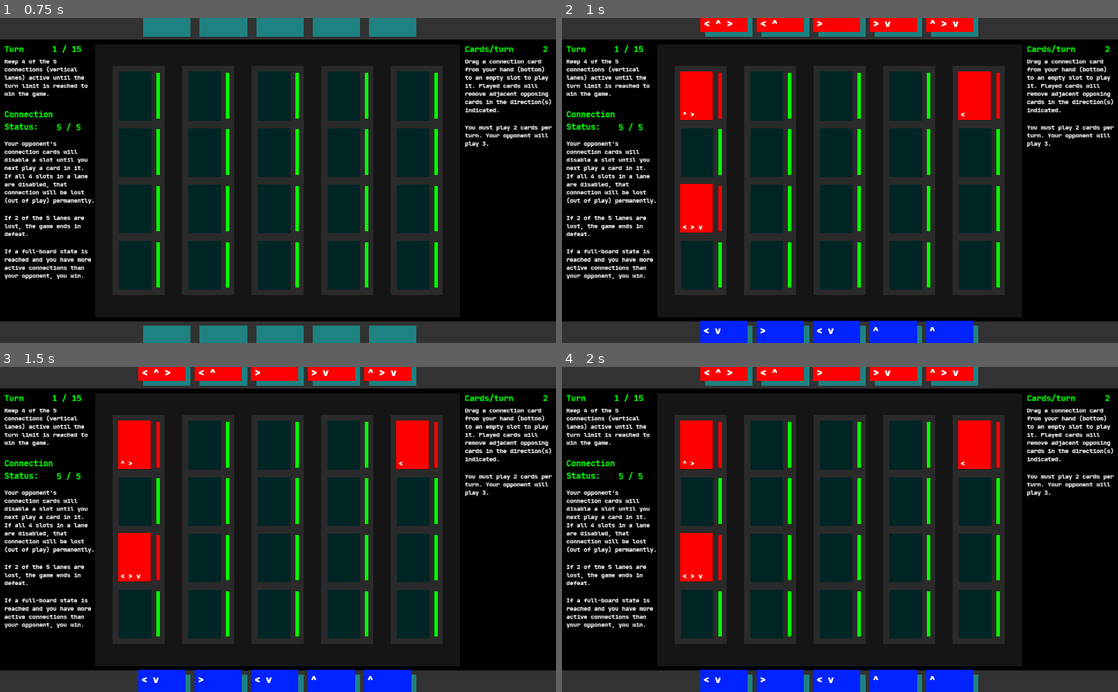
Above: before the commit, frames 1-4 (two rows, left to right).
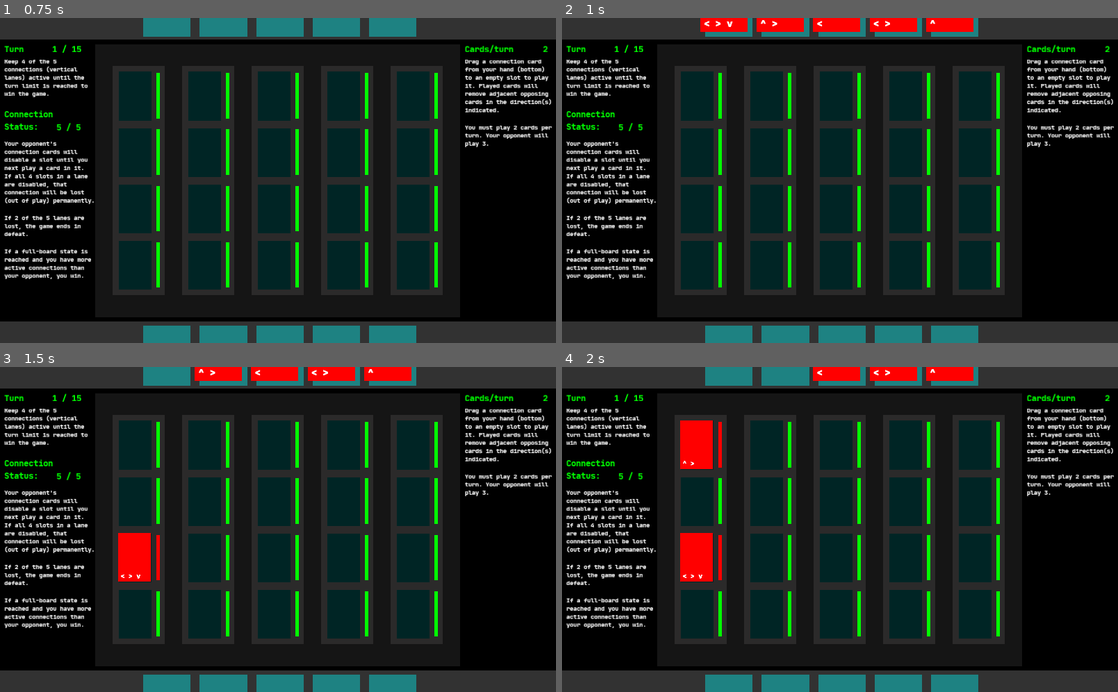
Above: after the commit, the same moments.

Repository: justinwash/Ludum-Dare-46
Game: Godot game, scene res://game.tscn
Two runs of this game, one before a commit and one after it. Both use one fixed random seed, a clock stepped at 60 frames per second and the inputs below.
Inputs (mouse positions are in pixels of both pictures, inside the frame that each line leads up to):
- Up to frame 1 (0.75 s): tap Enter at 0.5 s; drag from (133, 258) to (133, 144) at 0.52 s
- Up to frame 2 (1 s): no input
- Up to frame 3 (1.5 s): tap Space at 1.25 s; drag from (133, 549) to (133, 438) at 1.27 s
- Up to frame 4 (2 s): no input

Frame 1 is identical in both runs. In frame 2, 5.9% of the frame differs, in the area x 21-79%, y 0-100%; in frame 3, 5.3%; in frame 4, 4.7%.

Commit message:
timing for opponent actions

Diff:
--- a/game/board/lane/lane.gd
+++ b/game/board/lane/lane.gd
@@ -2,12 +2,21 @@
 
 onready var slots = $Slots
 onready var board = get_node('../../')
+onready var timer = $Timer
+
+var lost = false
 
 func _physics_process(_delta):
 	var status_good = false
 	for slot in slots.get_children():
 		if slot.status_good == true:
 			status_good = true
-	if !status_good:
-		board.emit_signal("lane_lost")
-		queue_free()
+	if !status_good and !lost:
+		lost = true
+		timer.connect("timeout", self, "_lane_lost")
+		timer.set_wait_time(0.5)
+		timer.start()
+
+func _lane_lost():
+	board.emit_signal("lane_lost")
+	queue_free()
--- a/game/board/lane/lane.tscn
+++ b/game/board/lane/lane.tscn
@@ -34,6 +34,8 @@
 [node name="Meter" type="Node2D" parent="."]
 position = Vector2( -344, -88 )
 
+[node name="Timer" type="Timer" parent="."]
+
 [editable path="Slots/Slot1"]
 
 [editable path="Slots/Slot2"]
--- a/game/board/lane/slot.gd
+++ b/game/board/lane/slot.gd
@@ -57,7 +57,19 @@
 	else:
 		set_status_good(false)
 
+	var open_slots = get_open_slots()
+	if len(open_slots) == 0:
+		board.emit_signal("full_board")
+
 	do_effects(card_to_add)
+
+func get_open_slots():
+	var open_slots = []
+	for slot in board.slots:
+		if str(slot) != "[Deleted Object]":
+			if slot.get_node("./Card").get_child_count() == 0:
+				open_slots.append(slot)
+	return open_slots
 
 func set_status_good(status):
 	if status:
@@ -99,11 +111,3 @@
 				var card_to_remove = slot_should_remove.card.get_child(0)
 				if card_to_remove.side != card.side:
 					slot_should_remove.card.remove_child(slot_should_remove.card.get_child(0))
-
-func get_open_slots():
-	var open_slots = []
-	for slot in board.slots:
-		if str(slot) != "[Deleted Object]":
-			if slot.get_node("./Card").get_child_count() == 0:
-				open_slots.append(slot)
-	return open_slots
--- a/game/card/card.gd
+++ b/game/card/card.gd
@@ -12,11 +12,13 @@
 export var side = "player"
 
 onready var effects = $Effects
+onready var player = get_node("../../../")
 
 func _input_event(viewport, event, shape_idx):
-	if event is InputEventMouseButton:
-		can_grab = event.pressed
-		grabbed_offset = position - get_global_mouse_position()
+	if player.is_turn:
+		if event is InputEventMouseButton:
+			can_grab = event.pressed
+			grabbed_offset = position - get_global_mouse_position()
 
 func _process(delta):
 	if Input.is_mouse_button_pressed(BUTTON_LEFT) and can_grab and owner.name == "Cards":
--- a/game/card/opp_card.tscn
+++ b/game/card/opp_card.tscn
@@ -22,4 +22,4 @@
 
 [node name="Effects" parent="." instance=ExtResource( 3 )]
 position = Vector2( 1.56583, 223.126 )
-difficulty = 3
+difficulty = 4
--- a/game/game.gd
+++ b/game/game.gd
@@ -20,6 +20,8 @@
 	opponent.connect("end_game", self, "_end_game")
 	board.connect("lane_lost", self, "_lane_lost")
 	board.connect("full_board", self, "_full_board")
+
+	get_tree().paused = false
 
 
 func _physics_process(delta):
@@ -44,7 +46,7 @@
 	_enter_danger_mode(lane_count_label)
 
 func _full_board():
-	_end_game("full_board")
+	_end_game("full board")
 
 func set_cards_label(count):
 	cards_count = count
@@ -61,6 +63,20 @@
 		win_lose.get_node("Lose").visible = false
 	elif reason == "full board":
 		print("game ended: full board - you might win.")
+		var player_slots = 0
+		var opp_slots = 0
+		for slot in board.slots:
+			if str(slot) != "[Deleted Object]":
+				if slot.status_good:
+					player_slots += 1
+				else:
+					opp_slots += 1
+		if player_slots >=  opp_slots:
+			win_lose.get_node("Win").visible = true
+			win_lose.get_node("Lose").visible = false
+		else:
+			win_lose.get_node("Lose").visible = true
+			win_lose.get_node("Win").visible = false
 	elif reason == "lanes lost":
 		print("game ended: connection lost - you lose")
 		win_lose.get_node("Lose").visible = true
--- a/game/player/opponent.gd
+++ b/game/player/opponent.gd
@@ -13,6 +13,7 @@
 
 onready var hand = $Hand
 onready var game = get_parent()
+onready var timer = $Timer
 
 signal end_turn
 signal end_game
@@ -26,16 +27,21 @@
 
 func play_turn(num_cards, open_slots):
 	for i in range(0, num_cards):
-		play_one(open_slots)
+		timer.connect("timeout", self, "play_one", [open_slots, num_cards])
+		timer.set_wait_time(0.5)
+		timer.start()
 
-func play_one(open_slots):
+func play_one(open_slots, num_cards):
 	var chosen_slot = null
 	while !chosen_slot:
 		var slot = get_random_slot(open_slots)
-		if slot && slot.card.get_child_count() == 0:
+		if slot && str(slot) != "[Deleted Object]" && slot.card.get_child_count() == 0:
 			chosen_slot = slot
 			chosen_slot.accept_card(hand.cards.get_child(0))
 			played_cards += 1
+			if played_cards >= num_cards:
+				timer.disconnect("timeout", self, "play_one")
+				end_turn()
 			break
 		print("slot taken")
 
@@ -52,8 +58,7 @@
 			emit_signal("end_game", "full board")
 			return
 		else:
-			play_one(open_slots)
-		end_turn()
+			play_turn(1, open_slots)
 
 func get_open_slots():
 	var open_slots = []
@@ -83,5 +88,5 @@
 	if len(open_slots) >= 3:
 		play_turn(3, open_slots)
 	else:
-		play_one(open_slots)
+		play_turn(1, open_slots)
 	end_turn()
--- a/game/player/opponent.tscn
+++ b/game/player/opponent.tscn
@@ -86,6 +86,8 @@
 texture = ExtResource( 2 )
 centered = false
 
+[node name="Timer" type="Timer" parent="."]
+
 [editable path="StateMachine"]
 
 [editable path="Deck"]
--- a/game/player/player.gd
+++ b/game/player/player.gd
@@ -29,15 +29,28 @@
 		end_turn()
 
 func _holding_card(card):
-	if !held_card:
-		held_card = card
+	if is_turn:
+		if !held_card:
+			held_card = card
 
 func _dropped_card(card):
 	held_card = null
 
 func _on_Opponent_end_turn():
+	var open_slots = get_open_slots()
+	if len(open_slots) == 0:
+		emit_signal("end_game", self, "full board")
+		return
 	hand.draw_to_five()
 	is_turn = true
+
+func get_open_slots():
+	var open_slots = []
+	for slot in board.slots:
+		if str(slot) != "[Deleted Object]":
+			if slot.get_node("./Card").get_child_count() == 0:
+				open_slots.append(slot)
+	return open_slots
 
 func end_turn():
 	is_turn = false
